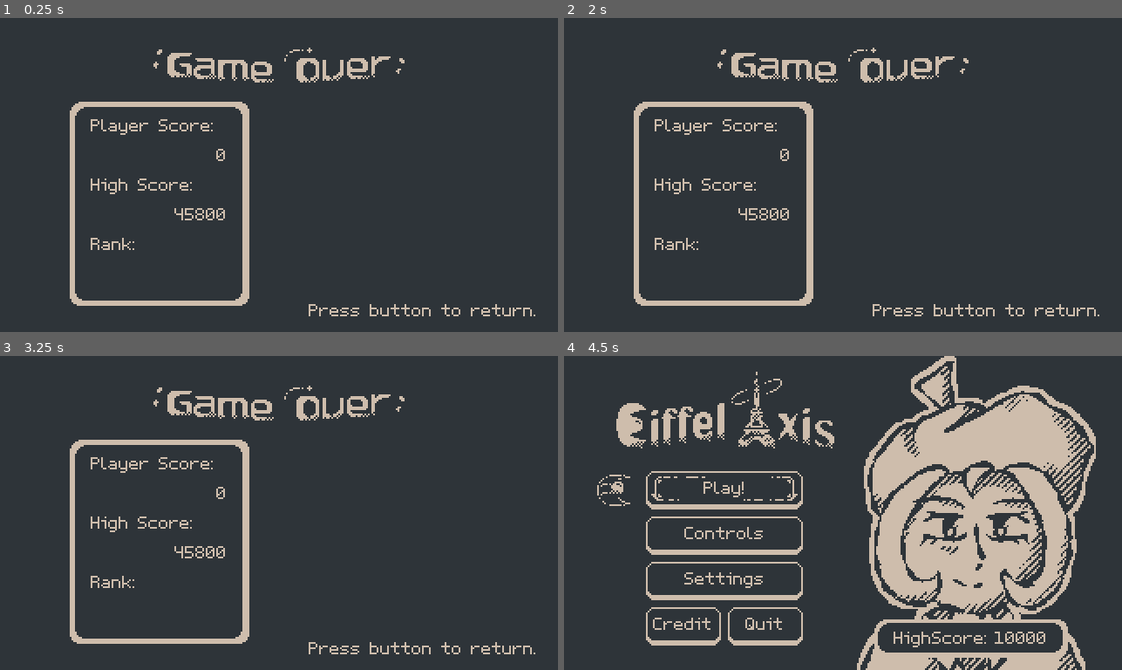
Above: before the commit, frames 1-4 (two rows, left to right).
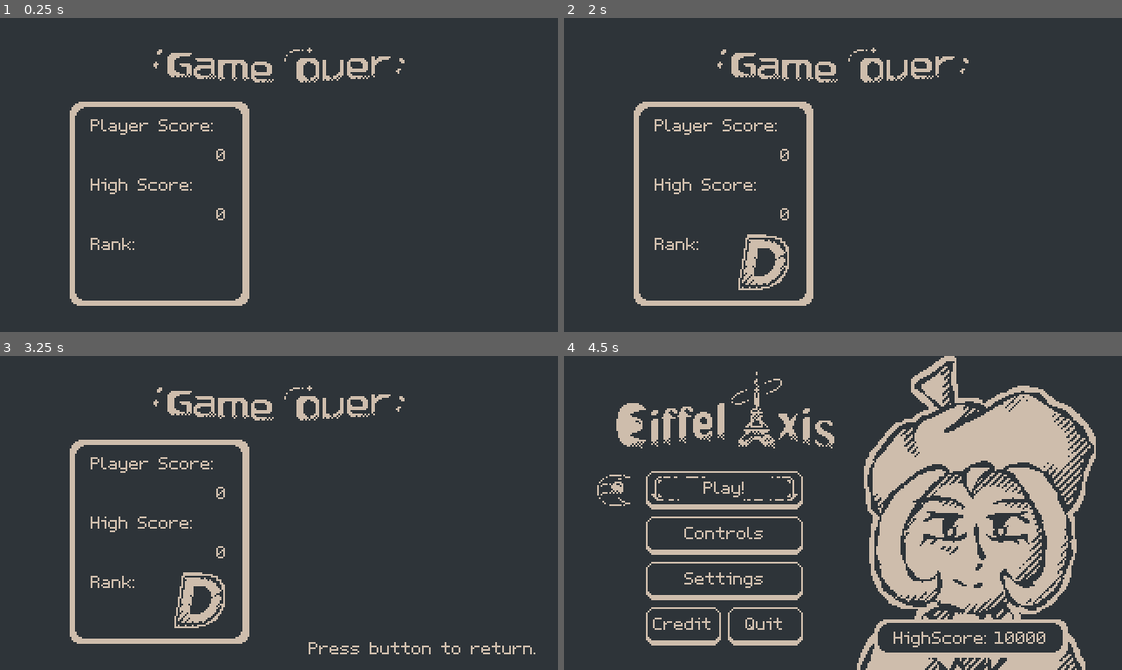
Above: after the commit, the same moments.

Repository: MartijnTielemans/Eiffel-Axis
Game: Godot game, scene res://Scenes/Menus/GameOverScreen.tscn
Same seed, same stepped clock (60 frames per second), same inputs: the game is played once before the commit and once after it. This scene is started directly instead of the project's main scene.
Inputs:
- Up to frame 1 (0.25 s): no input
- Up to frame 2 (2 s): tap Enter (pause) at 0.5 s; hold D (move_right) 0.53-1.28 s; hold E (pivot) 0.53-1.28 s; tap Space (shoot) at 1.25 s; hold S (move_down) from 1.28 s (still down); tap E (pivot) at 1.35 s
- Up to frame 3 (3.25 s): release S (move_down) at 2.03 s; hold D (move_right) 2.03-2.78 s; hold Space (shoot) 2.03-2.78 s; tap E (pivot) at 2.3, 2.85 s; tap Enter (pause) at 2.75 s; hold W (move_up) from 2.78 s (still down)
- Up to frame 4 (4.5 s): release W (move_up) at 3.53 s; hold E (pivot) 3.53-4.28 s; hold A (move_left) from 3.53 s (still down); tap Space (shoot) at 4.35 s

The runs differ from the first frame. In frame 1, 0.5% of the frame differs, in the area x 31-96%, y 60-95%; in frame 2, 1.3%; in frame 3, 0.9%; in frame 4, nothing differs.
Error before the commit: Invalid access to property or key 'high_score' on a base object of type 'Nil'. (res://Scenes/Menus/game_over_screen.gd:16)
Error after the commit: Invalid access to property or key 'high_score' on a base object of type 'Nil'. (res://Scenes/Menus/game_over_screen.gd:21)

Commit message:
Added Results screen animation

Diff:
--- a/Scenes/Menus/GameOverScreen.tscn
+++ b/Scenes/Menus/GameOverScreen.tscn
@@ -12,6 +12,106 @@
 [ext_resource type="Texture2D" uid="uid://by22t0ugj3y6t" path="res://Assets/Menus/RankIcons/RankIcon_A.png" id="5_km1wh"]
 [ext_resource type="Texture2D" uid="uid://bl1yya2jjk787" path="res://Assets/Menus/RankIcons/RankIcon_S.png" id="6_ynqtm"]
 
+[sub_resource type="Animation" id="Animation_0xqk2"]
+resource_name = "PressThrob"
+loop_mode = 1
+step = 0.05
+tracks/0/type = "value"
+tracks/0/imported = false
+tracks/0/enabled = true
+tracks/0/path = NodePath(".:visible")
+tracks/0/interp = 1
+tracks/0/loop_wrap = true
+tracks/0/keys = {
+"times": PackedFloat32Array(0, 0.5, 1),
+"transitions": PackedFloat32Array(1, 1, 1),
+"update": 1,
+"values": [true, false, true]
+}
+
+[sub_resource type="Animation" id="Animation_s8clf"]
+length = 0.001
+tracks/0/type = "value"
+tracks/0/imported = false
+tracks/0/enabled = true
+tracks/0/path = NodePath(".:visible")
+tracks/0/interp = 1
+tracks/0/loop_wrap = true
+tracks/0/keys = {
+"times": PackedFloat32Array(0),
+"transitions": PackedFloat32Array(1),
+"update": 1,
+"values": [true]
+}
+
+[sub_resource type="AnimationLibrary" id="AnimationLibrary_imusn"]
+_data = {
+"PressThrob": SubResource("Animation_0xqk2"),
+"RESET": SubResource("Animation_s8clf")
+}
+
+[sub_resource type="Animation" id="Animation_ultut"]
+resource_name = "ResultsSequence"
+length = 3.0
+step = 0.05
+tracks/0/type = "value"
+tracks/0/imported = false
+tracks/0/enabled = true
+tracks/0/path = NodePath("BoxContainer/NinePatchRect/NinePatchRect/RankImage:visible")
+tracks/0/interp = 1
+tracks/0/loop_wrap = true
+tracks/0/keys = {
+"times": PackedFloat32Array(0, 1.8, 1.9, 2, 2.1, 2.2),
+"transitions": PackedFloat32Array(1, 1, 1, 1, 1, 1),
+"update": 1,
+"values": [false, true, false, true, false, true]
+}
+tracks/1/type = "value"
+tracks/1/imported = false
+tracks/1/enabled = true
+tracks/1/path = NodePath("CanvasGroup:visible")
+tracks/1/interp = 1
+tracks/1/loop_wrap = true
+tracks/1/keys = {
+"times": PackedFloat32Array(0, 3),
+"transitions": PackedFloat32Array(1, 1),
+"update": 1,
+"values": [false, true]
+}
+
+[sub_resource type="Animation" id="Animation_ahdq2"]
+length = 0.001
+tracks/0/type = "value"
+tracks/0/imported = false
+tracks/0/enabled = true
+tracks/0/path = NodePath("BoxContainer/NinePatchRect/NinePatchRect/RankImage:visible")
+tracks/0/interp = 1
+tracks/0/loop_wrap = true
+tracks/0/keys = {
+"times": PackedFloat32Array(0),
+"transitions": PackedFloat32Array(1),
+"update": 1,
+"values": [true]
+}
+tracks/1/type = "value"
+tracks/1/imported = false
+tracks/1/enabled = true
+tracks/1/path = NodePath("CanvasGroup:visible")
+tracks/1/interp = 1
+tracks/1/loop_wrap = true
+tracks/1/keys = {
+"times": PackedFloat32Array(0),
+"transitions": PackedFloat32Array(1),
+"update": 1,
+"values": [true]
+}
+
+[sub_resource type="AnimationLibrary" id="AnimationLibrary_i8lqt"]
+_data = {
+"RESET": SubResource("Animation_ahdq2"),
+"ResultsSequence": SubResource("Animation_ultut")
+}
+
 [node name="GameOverScreen" type="Control" node_paths=PackedStringArray("playerScoreNumber", "highScoreNumber", "rankImage")]
 layout_mode = 3
 anchors_preset = 15
@@ -144,18 +244,21 @@
 offset_top = 72.0
 offset_right = 88.0
 offset_bottom = 106.0
-
-[node name="Press" type="Label" parent="."]
-layout_mode = 1
+pivot_offset = Vector2(16, 16)
+texture = ExtResource("2_ur6sx")
+
+[node name="CanvasGroup" type="CanvasGroup" parent="."]
+
+[node name="Press" type="Label" parent="CanvasGroup"]
 anchors_preset = 3
 anchor_left = 1.0
 anchor_top = 1.0
 anchor_right = 1.0
 anchor_bottom = 1.0
-offset_left = -145.0
-offset_top = -20.0
-offset_right = -12.0
-offset_bottom = -6.0
+offset_left = 175.0
+offset_top = 160.0
+offset_right = 308.0
+offset_bottom = 174.0
 grow_horizontal = 0
 grow_vertical = 0
 theme_override_colors/font_color = Color(0.807843, 0.741176, 0.67451, 1)
@@ -163,8 +266,25 @@
 text = "Press button to return."
 horizontal_alignment = 2
 
+[node name="AnimationPlayer" type="AnimationPlayer" parent="CanvasGroup/Press"]
+libraries = {
+"": SubResource("AnimationLibrary_imusn")
+}
+autoplay = "PressThrob"
+
+[node name="ScoreCounterLockTimer" type="Timer" parent="."]
+wait_time = 2.1
+autostart = true
+
 [node name="CanContinueTimer" type="Timer" parent="."]
-wait_time = 3.0
+wait_time = 3.2
 autostart = true
 
+[node name="AnimationPlayer" type="AnimationPlayer" parent="."]
+libraries = {
+"": SubResource("AnimationLibrary_i8lqt")
+}
+autoplay = "ResultsSequence"
+
+[connection signal="timeout" from="ScoreCounterLockTimer" to="." method="_on_score_counter_lock_timer_timeout"]
 [connection signal="timeout" from="CanContinueTimer" to="." method="_on_can_continue_timer_timeout"]
--- a/Scenes/Menus/game_over_screen.gd
+++ b/Scenes/Menus/game_over_screen.gd
@@ -1,4 +1,9 @@
 extends Control
+
+var finalScore : int
+var highScore : int
+var currentScoreLerp : int = 0
+var canCountScore : bool = true
 
 @export var playerScoreNumber : Label
 @export var highScoreNumber : Label
@@ -12,11 +17,20 @@
 
 # Called when the node enters the scene tree for the first time.
 func _ready() -> void:
-	playerScoreNumber.text = str(Global.latest_score)
-	highScoreNumber.text = str(Global.score_save.high_score)
+	finalScore = Global.latest_score
+	highScore = Global.score_save.high_score
 
 	var index = GetCorrectRank(Global.latest_score)
 	rankImage.texture = rankImages[index]
+
+
+func _process(delta: float) -> void:
+	if canCountScore:
+		var currentNumber = lerp(currentScoreLerp, finalScore, 0.25 * delta)
+		playerScoreNumber.text = str(snapped(currentNumber, 0))
+		var highNumber = lerp(currentScoreLerp, highScore, 0.28 * delta)
+		highScoreNumber.text = str(snapped(highNumber, 0))
+		currentScoreLerp = currentNumber
 
 
 # Returns an int correspond to the rank level received
@@ -45,3 +59,9 @@
 
 func _on_can_continue_timer_timeout() -> void:
 	canPress = true
+
+
+func _on_score_counter_lock_timer_timeout() -> void:
+	canCountScore = false
+	playerScoreNumber.text = str(finalScore)
+	highScoreNumber.text = str(Global.score_save.high_score)
Not shown: 1 places in Scenes/Game.tscn that only renumber resources
Not shown: 1 places in Scenes/Menus/GameOverScreen.tscn that only renumber resources
Not shown: 2 places in Scenes/Menus/MenuMain.tscn that only renumber resources
